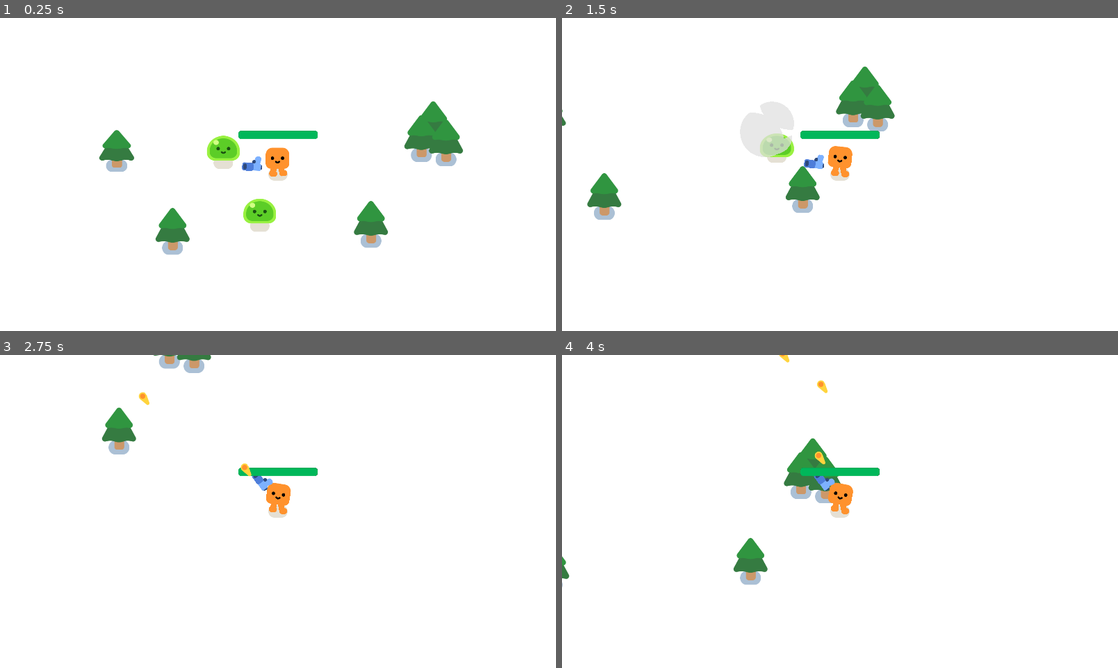
Above: before the commit, frames 1-4 (two rows, left to right).
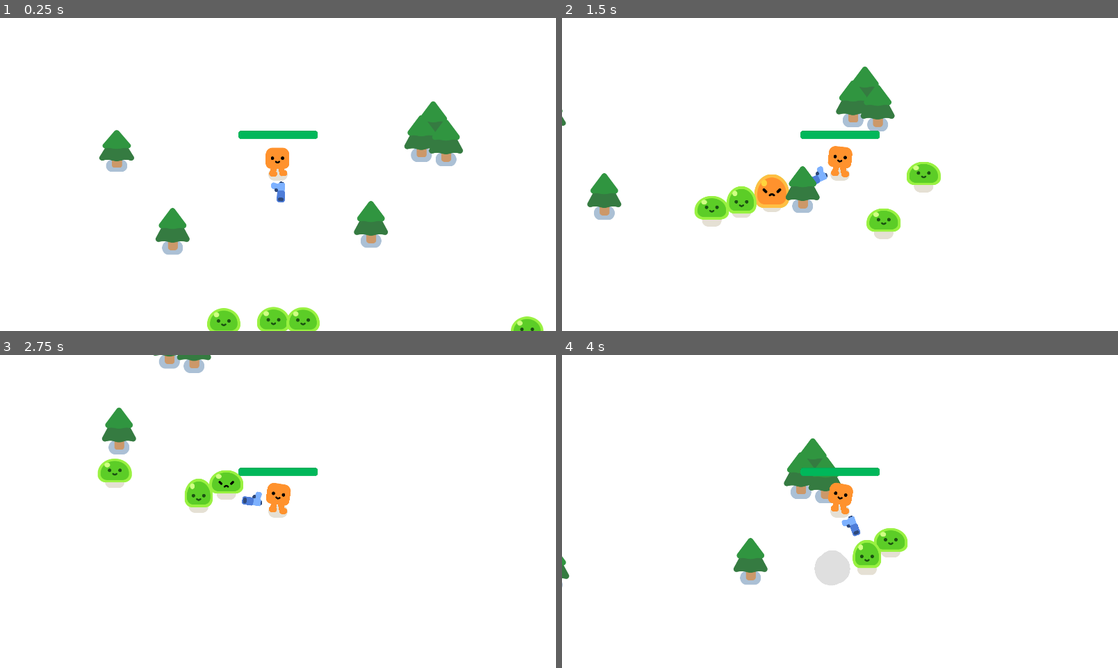
Above: after the commit, the same moments.

Repository: carlinaceo28/Aprendendo-Godot
Game: Godot game, scene res://survivors_game.tscn
Two runs of this game, one before a commit and one after it. Both use one fixed random seed, a clock stepped at 60 frames per second and the inputs below.
Inputs:
- Up to frame 1 (0.25 s): no input
- Up to frame 2 (1.5 s): hold D (move_right) 0.53-1.28 s; hold S (move_down) from 1.28 s (still down)
- Up to frame 3 (2.75 s): release S (move_down) at 2.03 s; hold D (move_right) from 2.03 s (still down)
- Up to frame 4 (4 s): release D (move_right) at 2.78 s; hold W (move_up) 2.78-3.53 s; hold A (move_left) from 3.53 s (still down)

The runs differ from the first frame. In frame 1, 2.5% of the frame differs, in the area x 37-98%, y 37-100%; in frame 2, 3.1%, in the area x 23-69%, y 36-71%; in frame 3, 1.7%; in frame 4, 1.8%.

Commit message:
:sparkles: feat: Spawm de mobs feito

Diff:
--- /dev/null
+++ b/survivors_game.gd
@@ -0,0 +1,14 @@
+extends Node2D
+
+func _ready():
+	spawn_mob()
+	spawn_mob()
+	spawn_mob()
+	spawn_mob()
+	spawn_mob()
+
+func spawn_mob():
+	var new_mob = preload("res://slime_mob.tscn").instantiate()
+	%PathFollow2D.progress_ratio = randf()
+	new_mob.global_position = %PathFollow2D.global_position
+	add_child(new_mob)
--- a/survivors_game.tscn
+++ b/survivors_game.tscn
@@ -1,11 +1,18 @@
-[gd_scene load_steps=4 format=3 uid="uid://6n5ip4a2g2vp"]
+[gd_scene load_steps=5 format=3 uid="uid://6n5ip4a2g2vp"]
 
+[ext_resource type="Script" path="res://survivors_game.gd" id="1_5q4j8"]
 [ext_resource type="PackedScene" uid="uid://7hyj8h5cbpgw" path="res://Player.tscn" id="1_kfqwi"]
 [ext_resource type="PackedScene" uid="uid://b5svcvhb3k4tn" path="res://pine_tree.tscn" id="2_jts88"]
-[ext_resource type="PackedScene" uid="uid://ylwoiaav6oit" path="res://slime_mob.tscn" id="2_mhdpr"]
+
+[sub_resource type="Curve2D" id="Curve2D_07k8o"]
+_data = {
+"points": PackedVector2Array(0, 0, 0, 0, -128, -55, 0, 0, 0, 0, 2081, -61, 0, 0, 0, 0, 2069, 1157, 0, 0, 0, 0, -128, 1157, 0, 0, 0, 0, -130, -57)
+}
+point_count = 5
 
 [node name="Game" type="Node2D"]
 y_sort_enabled = true
+script = ExtResource("1_5q4j8")
 
 [node name="CanvasLayer" type="CanvasLayer" parent="."]
 layer = -50
@@ -17,13 +24,6 @@
 [node name="Player" parent="." instance=ExtResource("1_kfqwi")]
 position = Vector2(904, 531)
 scale = Vector2(0.987082, 1.01699)
-
-[node name="Slime_mob" parent="." instance=ExtResource("2_mhdpr")]
-position = Vector2(642, 476)
-
-[node name="Slime_mob2" parent="." instance=ExtResource("2_mhdpr")]
-position = Vector2(816, 779)
-scale = Vector2(1, 1)
 
 [node name="PineTree" parent="." instance=ExtResource("2_jts88")]
 position = Vector2(347, 501)
@@ -43,3 +43,12 @@
 
 [node name="PineTree6" parent="." instance=ExtResource("2_jts88")]
 position = Vector2(1225, 760)
+
+[node name="Path2D" type="Path2D" parent="."]
+curve = SubResource("Curve2D_07k8o")
+
+[node name="PathFollow2D" type="PathFollow2D" parent="Path2D"]
+unique_name_in_owner = true
+position = Vector2(52.1772, -55.4894)
+rotation = -0.00271615
+progress = 180.18
